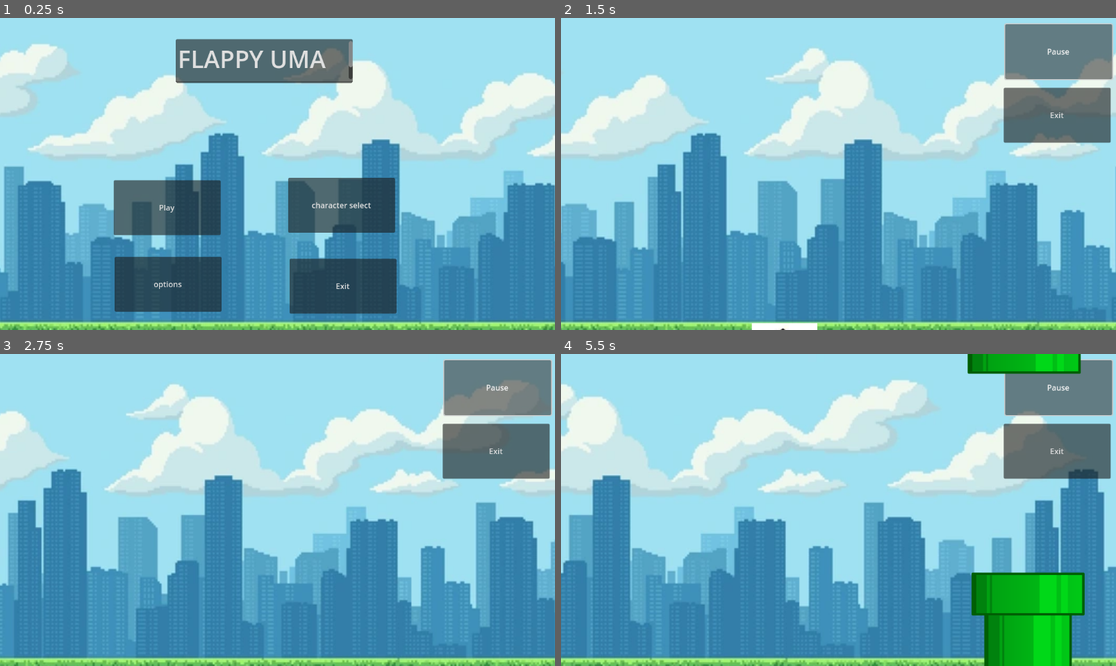
Above: before the commit, frames 1-4 (two rows, left to right).
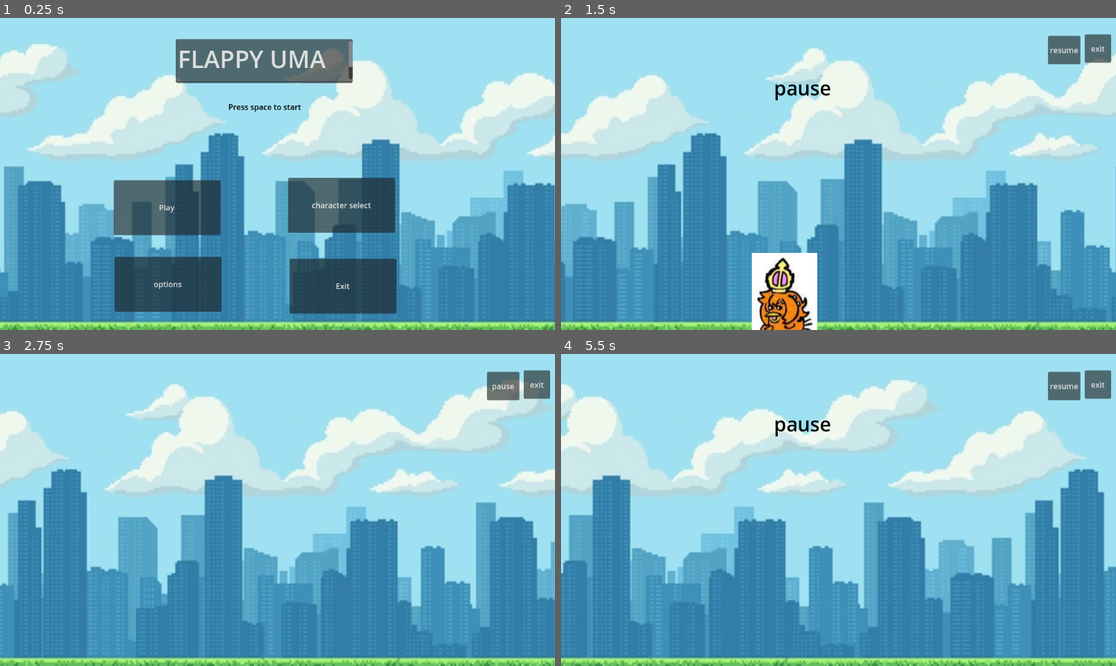
Above: after the commit, the same moments.

Repository: Hawk3r/Flappy_Opera
Game: Godot game, scene res://menu.tscn
Same seed, same stepped clock (60 frames per second), same inputs: the game is played once before the commit and once after it.
Inputs (mouse positions are in pixels of both pictures, inside the frame that each line leads up to):
- Up to frame 1 (0.25 s): no input
- Up to frame 2 (1.5 s): click "Play" at 0.5 s; click (1060, 52) at 1.25 s, where only the run before the commit has a clickable "Pause"
- Up to frame 3 (2.75 s): click (505, 385) at 2 s, where only the run after the commit has a clickable "resume"
- Up to frame 4 (5.5 s): click (1066, 385) at 2.75 s, where only the run after the commit has a clickable "pause"; hold Right (ui_right) 3.53-5.03 s; hold Left (ui_left) from 5.03 s (still down)

The runs differ from the first frame. In frame 1, 0.1% of the frame differs, in the area x 41-55%, y 27-31%; in frame 2, 9.2%; in frame 3, 6.1%; in frame 4, 12%, in the area x 38-100%, y 0-100%.

Commit message:
added ui elements and game is now mostly playable, issues with pipes though

Diff:
--- a/flappy-opera/OperaO.tscn
+++ b/flappy-opera/OperaO.tscn
@@ -1,32 +1,38 @@
-[gd_scene load_steps=5 format=3 uid="uid://b3o6c7p57loe8"]
+[gd_scene load_steps=6 format=3 uid="uid://b3o6c7p57loe8"]
 
 [ext_resource type="Texture2D" uid="uid://ct44yb02jsgfv" path="res://Tentative.png" id="1_66fet"]
 [ext_resource type="Script" uid="uid://c4me270y0mvvq" path="res://operaO.gd" id="1_lh25w"]
-[ext_resource type="AudioStream" uid="uid://y4eh5b46fbc1" path="res://operaO.mp3" id="3_u1l1f"]
+[ext_resource type="AudioStream" uid="uid://dpthngl1nj5wt" path="res://makedebut.mp3" id="3_u1l1f"]
 
 [sub_resource type="CapsuleShape2D" id="CapsuleShape2D_lh25w"]
-radius = 67.0
-height = 200.0
+radius = 54.0
+height = 140.0
 
-[node name="CharacterBody2D" type="CharacterBody2D"]
+[sub_resource type="CapsuleShape2D" id="CapsuleShape2D_u1l1f"]
+radius = 56.0
+height = 152.0
+
+[node name="operaO" type="CharacterBody2D"]
 script = ExtResource("1_lh25w")
-
-[node name="CollisionShape2D" type="CollisionShape2D" parent="."]
-position = Vector2(65, 100)
-shape = SubResource("CapsuleShape2D_lh25w")
 
 [node name="Sprite2D" type="Sprite2D" parent="."]
 position = Vector2(62, 97)
 scale = Vector2(0.4023669, 0.41463417)
 texture = ExtResource("1_66fet")
 
+[node name="CollisionShape2D" type="CollisionShape2D" parent="."]
+position = Vector2(57, 100)
+shape = SubResource("CapsuleShape2D_lh25w")
+
 [node name="Area2D" type="Area2D" parent="."]
 
 [node name="CollisionShape2D" type="CollisionShape2D" parent="Area2D"]
-position = Vector2(65, 100)
-shape = SubResource("CapsuleShape2D_lh25w")
+position = Vector2(57, 99)
+shape = SubResource("CapsuleShape2D_u1l1f")
 
 [node name="AudioStreamPlayer2D" type="AudioStreamPlayer2D" parent="."]
 position = Vector2(605, 414)
 stream = ExtResource("3_u1l1f")
 autoplay = true
+
+[connection signal="body_entered" from="Area2D" to="." method="_on_area_2d_body_entered"]
--- a/flappy-opera/game.tscn
+++ b/flappy-opera/game.tscn
@@ -1,9 +1,10 @@
-[gd_scene load_steps=7 format=3 uid="uid://djf4o55ymkyto"]
+[gd_scene load_steps=8 format=3 uid="uid://djf4o55ymkyto"]
 
 [ext_resource type="Shader" uid="uid://ccfmqty7q7s0k" path="res://citybg.gdshader" id="1_feb5d"]
 [ext_resource type="Texture2D" uid="uid://oa7pm7uskdtc" path="res://citybg.webp" id="2_fc0e3"]
 [ext_resource type="PackedScene" uid="uid://b3o6c7p57loe8" path="res://OperaO.tscn" id="3_7jktm"]
 [ext_resource type="Script" uid="uid://bnwjoxy1uw1ix" path="res://generator.gd" id="4_fc0e3"]
+[ext_resource type="Script" uid="uid://cwgttu2p7os38" path="res://game_ui.gd" id="5_7jktm"]
 
 [sub_resource type="ShaderMaterial" id="ShaderMaterial_ryrav"]
 shader = ExtResource("1_feb5d")
@@ -21,6 +22,10 @@
 # Called every frame. 'delta' is the elapsed time since the previous frame.
 func _process(delta: float) -> void:
 	pass
+
+
+func _on_exit_pressed() -> void:
+	pass # Replace with function body.
 "
 
 [node name="gameplay" type="Node2D"]
@@ -50,29 +55,11 @@
 [node name="CharacterBody2D" parent="." instance=ExtResource("3_7jktm")]
 position = Vector2(404, 233)
 
-[node name="Button" type="Button" parent="."]
-offset_left = 924.0
-offset_top = 11.0
-offset_right = 1146.0
-offset_bottom = 125.0
-text = "Pause"
-metadata/_edit_use_anchors_ = true
-
-[node name="Button2" type="Button" parent="."]
-offset_left = 921.0
-offset_top = 143.0
-offset_right = 1143.0
-offset_bottom = 257.0
-text = "Exit"
-metadata/_edit_use_anchors_ = true
-
 [node name="Node2D" type="Node2D" parent="."]
-visible = false
-position = Vector2(1018, -49)
+position = Vector2(1291, -34)
 script = ExtResource("4_fc0e3")
 
 [node name="ColorRect" type="ColorRect" parent="Node2D"]
-visible = false
 offset_left = -9.0
 offset_top = -8.0
 offset_right = 12.0
@@ -80,6 +67,51 @@
 metadata/_edit_use_anchors_ = true
 
 [node name="Tim" type="Timer" parent="Node2D"]
-wait_time = 4.5
+wait_time = 3.5
 
 [node name="Tim2" type="Timer" parent="Node2D"]
+
+[node name="CanvasLayer" type="CanvasLayer" parent="." node_paths=PackedStringArray("pause", "resume", "lab")]
+script = ExtResource("5_7jktm")
+pause = NodePath("pause")
+resume = NodePath("resume")
+lab = NodePath("Label")
+
+[node name="Label" type="Label" parent="CanvasLayer"]
+visible = false
+offset_left = 442.0
+offset_top = 117.0
+offset_right = 664.0
+offset_bottom = 174.0
+theme_override_colors/font_color = Color(0, 0, 0, 1)
+theme_override_colors/font_outline_color = Color(1, 1, 1, 1)
+theme_override_font_sizes/font_size = 41
+text = "Game Over"
+
+[node name="pause" type="Button" parent="CanvasLayer"]
+offset_left = 1011.0
+offset_top = 37.0
+offset_right = 1078.0
+offset_bottom = 96.0
+text = "pause"
+
+[node name="exit" type="Button" parent="CanvasLayer"]
+process_mode = 3
+offset_left = 1087.0
+offset_top = 34.0
+offset_right = 1142.0
+offset_bottom = 93.0
+text = "exit"
+
+[node name="resume" type="Button" parent="CanvasLayer"]
+process_mode = 3
+visible = false
+offset_left = 1011.0
+offset_top = 37.0
+offset_right = 1078.0
+offset_bottom = 96.0
+text = "resume"
+
+[connection signal="pressed" from="CanvasLayer/pause" to="CanvasLayer" method="_on_pause_pressed"]
+[connection signal="pressed" from="CanvasLayer/exit" to="CanvasLayer" method="_on_exit_pressed"]
+[connection signal="pressed" from="CanvasLayer/resume" to="CanvasLayer" method="_on_resume_pressed"]
--- /dev/null
+++ b/flappy-opera/game_ui.gd
@@ -0,0 +1,37 @@
+extends CanvasLayer
+@export var pause: Button
+@export var resume: Button
+@export var lab: Label
+
+# Called when the node enters the scene tree for the first time.
+func _ready() -> void:
+	get_tree().paused = false
+	pass # Replace with function body.
+
+
+# Called every frame. 'delta' is the elapsed time since the previous frame.
+func _process(delta: float) -> void:
+	pass
+
+
+func _on_exit_pressed() -> void:
+	#get_tree().reload_current_scene()
+	get_tree().change_scene_to_file("res://menu.tscn")
+	pass
+
+
+func _on_pause_pressed() -> void:
+	get_tree().paused = true
+	resume.visible = true
+	pause.visible  = false
+	lab.text = "pause"
+	lab.visible  = true
+	pass # Replace with function body.
+
+
+func _on_resume_pressed() -> void:
+	get_tree().paused = false
+	resume.visible = false
+	pause.visible  = true
+	lab.visible  = false
+	pass # Replace with function body.
--- a/flappy-opera/generator.gd
+++ b/flappy-opera/generator.gd
@@ -9,7 +9,6 @@
 var min_y = -50
 var max_y = -300
 var updown = true
-
 func _ready():
 	timer.timeout.connect(_on_cooldown_timeout)
 	timer.start()
@@ -21,6 +20,7 @@
 	var instance = projectile.instantiate()
 	instance.spawnPos = global_position
 	instance.spawnRot = rotation
+	instance.add_to_group("obstacle")
 	main.add_child.call_deferred(instance)
 	pass
 
--- a/flappy-opera/menu.gd
+++ b/flappy-opera/menu.gd
@@ -3,6 +3,7 @@
 
 # Called when the node enters the scene tree for the first time.
 func _ready() -> void:
+	get_tree().paused = false
 	pass # Replace with function body.
 
 
@@ -11,5 +12,6 @@
 	pass
 
 func _on_start_pressed() -> void:
+	#get_tree().reload_scene("res://game.tscn")
 	get_tree().change_scene_to_file("res://game.tscn")
 	pass # Replace with function body.
--- a/flappy-opera/menu.tscn
+++ b/flappy-opera/menu.tscn
@@ -53,6 +53,7 @@
 metadata/_edit_use_anchors_ = true
 
 [node name="Button" type="Button" parent="."]
+process_mode = 3
 offset_left = 238.0
 offset_top = 335.0
 offset_right = 460.0
@@ -101,4 +102,12 @@
 stream = ExtResource("3_mae5d")
 autoplay = true
 
+[node name="Label" type="Label" parent="."]
+offset_left = 476.0
+offset_top = 171.0
+offset_right = 627.0
+offset_bottom = 194.0
+theme_override_colors/font_color = Color(0.0142752165, 0.014275218, 0.014275218, 1)
+text = "Press space to start"
+
 [connection signal="pressed" from="Button" to="." method="_on_start_pressed"]
--- a/flappy-opera/obstacle.gd
+++ b/flappy-opera/obstacle.gd
@@ -6,7 +6,7 @@
 var spawnRot : float
 
 func _ready():
-	#add_to_group("bullet")
+
 	global_position = spawnPos
 	global_rotation = 0
 
@@ -15,15 +15,15 @@
 	velocity.y= 0
 	move_and_slide()
 
-	for i in get_slide_collision_count():
-		var collision = get_slide_collision(i)
-		var collider = collision.get_collider()
+	#for i in get_slide_collision_count():
+		#var collision = get_slide_collision(i)
+		#var collider = collision.get_collider()
 
 		#if collider.name == "CharacterBody2D":
 		#	queue_free()
 		#	break
-	#if position.x < -660:
-	#	queue_free()
+	if position.x < -760:
+		queue_free()
 
 
 
--- a/flappy-opera/obstacle.tscn
+++ b/flappy-opera/obstacle.tscn
@@ -6,12 +6,15 @@
 [sub_resource type="RectangleShape2D" id="RectangleShape2D_qcbvg"]
 size = Vector2(205.5, 330)
 
-[node name="obstacle" type="CharacterBody2D"]
+[sub_resource type="SegmentShape2D" id="SegmentShape2D_aubd6"]
+b = Vector2(0, 509)
+
+[node name="obstacle" type="CharacterBody2D" groups=["obstacle"]]
 disable_mode = 1
 motion_mode = 1
 script = ExtResource("1_aubd6")
 
-[node name="CollisionShape2D" type="CollisionShape2D" parent="."]
+[node name="CollisionShape2D" type="CollisionShape2D" parent="." groups=["obstacle"]]
 position = Vector2(-3.5, -71)
 shape = SubResource("RectangleShape2D_qcbvg")
 
@@ -24,6 +27,22 @@
 texture = ExtResource("1_sl1jc")
 flip_v = true
 
-[node name="CollisionShape2D3" type="CollisionShape2D" parent="."]
+[node name="CollisionShape2D3" type="CollisionShape2D" parent="." groups=["obstacle"]]
 position = Vector2(1.5, 666)
 shape = SubResource("RectangleShape2D_qcbvg")
+
+[node name="Area2D" type="Area2D" parent="."]
+visible = false
+
+[node name="CollisionShape2D" type="CollisionShape2D" parent="Area2D"]
+position = Vector2(-3.5, -71)
+shape = SubResource("RectangleShape2D_qcbvg")
+
+[node name="CollisionShape2D3" type="CollisionShape2D" parent="Area2D"]
+position = Vector2(1.5, 666)
+shape = SubResource("RectangleShape2D_qcbvg")
+
+[node name="Area2D2" type="Area2D" parent="."]
+
+[node name="CollisionShape2D" type="CollisionShape2D" parent="Area2D2"]
+shape = SubResource("SegmentShape2D_aubd6")
--- a/flappy-opera/operaO.gd
+++ b/flappy-opera/operaO.gd
@@ -3,7 +3,7 @@
 
 const SPEED = 300.0
 const JUMP_VELOCITY = -400.0
-
+var score = 0
 
 func _physics_process(delta: float) -> void:
 	# Add the gravity.
@@ -11,15 +11,17 @@
 		velocity += get_gravity() * delta
 
 	# Handle jump.
-	if Input.is_action_just_pressed("ui_accept"):
+	if (Input.is_action_just_pressed("ui_accept") or Input.is_action_just_pressed("mouse")):
 		velocity.y = JUMP_VELOCITY
 
-	# Get the input direction and handle the movement/deceleration.
-	# As good practice, you should replace UI actions with custom gameplay actions.
-	#var direction := Input.get_axis("ui_left", "ui_right")
-	#if direction:
-	#	velocity.x = direction * SPEED
-	#else:
-	#	velocity.x = move_toward(velocity.x, 0, SPEED)
 
 	move_and_slide()
+
+func _on_area_2d_body_entered(body: Node2D) -> void:
+	if body.is_in_group("score"):
+		score+=1
+	#print("HIT",body.name)
+	elif body.is_in_group("obstacle"):
+		print("Gameover")
+		get_tree().paused = true
+	pass # Replace with function body.
--- a/flappy-opera/project.godot
+++ b/flappy-opera/project.godot
@@ -15,6 +15,10 @@
 config/features=PackedStringArray("4.5", "GL Compatibility")
 config/icon="res://icon.svg"
 
+[global_group]
+
+obstacle=""
+
 [rendering]
 
 renderer/rendering_method="gl_compatibility"
Not shown, added: flappy-opera/game_ui.gd.uid
Not shown, added: flappy-opera/makedebut.mp3.import
Not shown: 1 places in flappy-opera/obstacle.tscn that only renumber resources
Not shown, added: flappy-opera/makedebut.mp3
